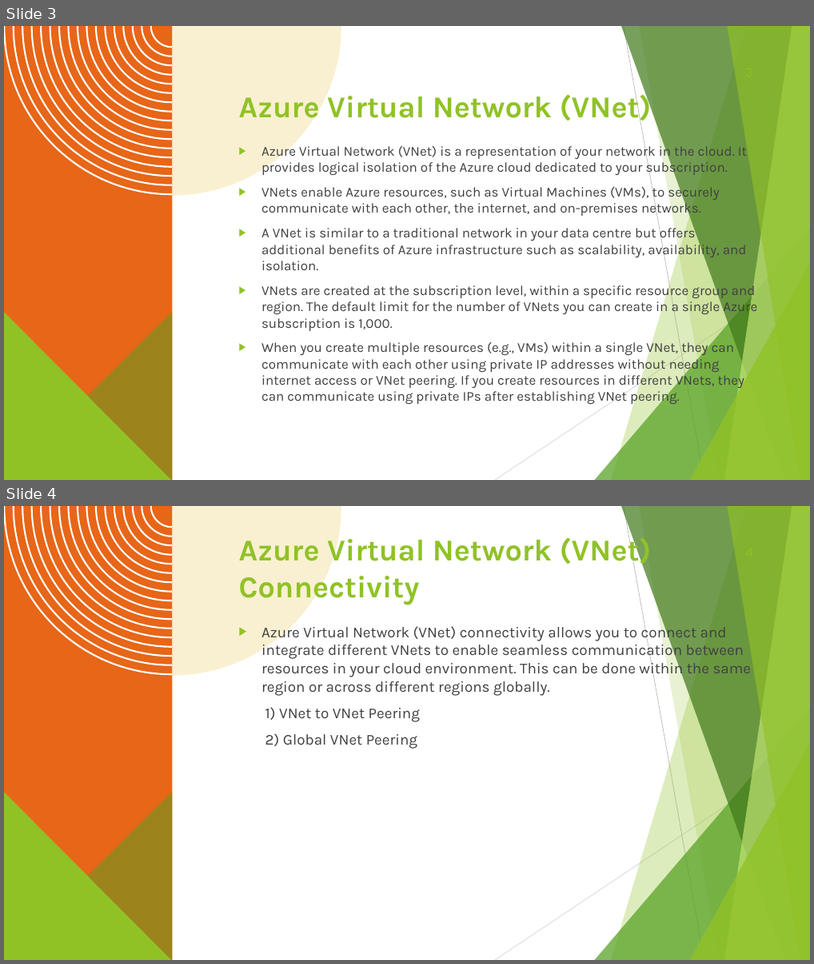
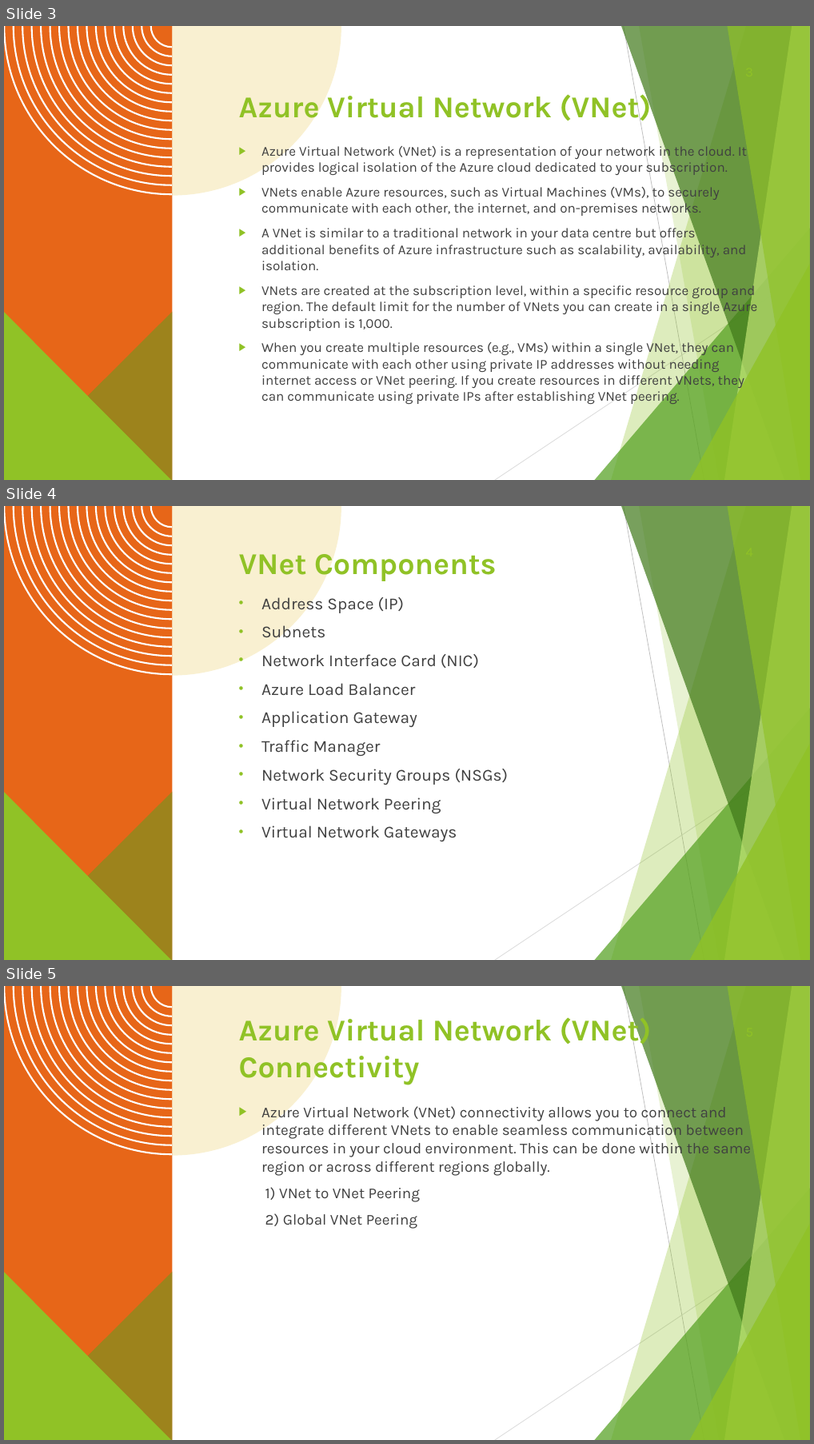
Before and after one commit to radhey24h/cloud-in-depth, a slide deck: azure-in-depth/Day-5-Azure-Networking/01-Azure-Networking.pptx. Shown one above the other, each under a label of ours: slides 3 and 4 before the commit, slides 3, 4 and 5 after it. The pictures are 814x964 and 814x1444 pixels, drawn with LibreOffice and Linux fonts; fonts in the diff are those of the drawing. Boxes give left, top, right and bottom in pixels: in the first picture for what was removed or moved away, otherwise in the second. Text is boxed around its words. In the diff, an @@ line names an element or a change of style, - is before the commit and + after.

```diff
--- a/azure-in-depth/Day-5-Azure-Networking/01-Azure-Networking.pptx
+++ b/azure-in-depth/Day-5-Azure-Networking/01-Azure-Networking.pptx
@@ slide 4 added at [4, 506, 810, 960], background #FFFFFF; not listed: 15 template elements that a slide beside it also shows @@
@@ title added at [239, 547, 497, 582], 36 pt, text #90C226, bold @@
+VNet Components
@@ text added at [262, 593, 509, 841], 20 pt, text #404040 @@
+• Address Space (IP)
+• Subnets
+• Network Interface Card (NIC)
+• Azure Load Balancer
+• Application Gateway
+• Traffic Manager
+• Network Security Groups (NSGs)
+• Virtual Network Peering
+• Virtual Network Gateways
@@ what was slide 4 is now slide 5 @@
```
Also in this commit, not shown: 2 other files.
